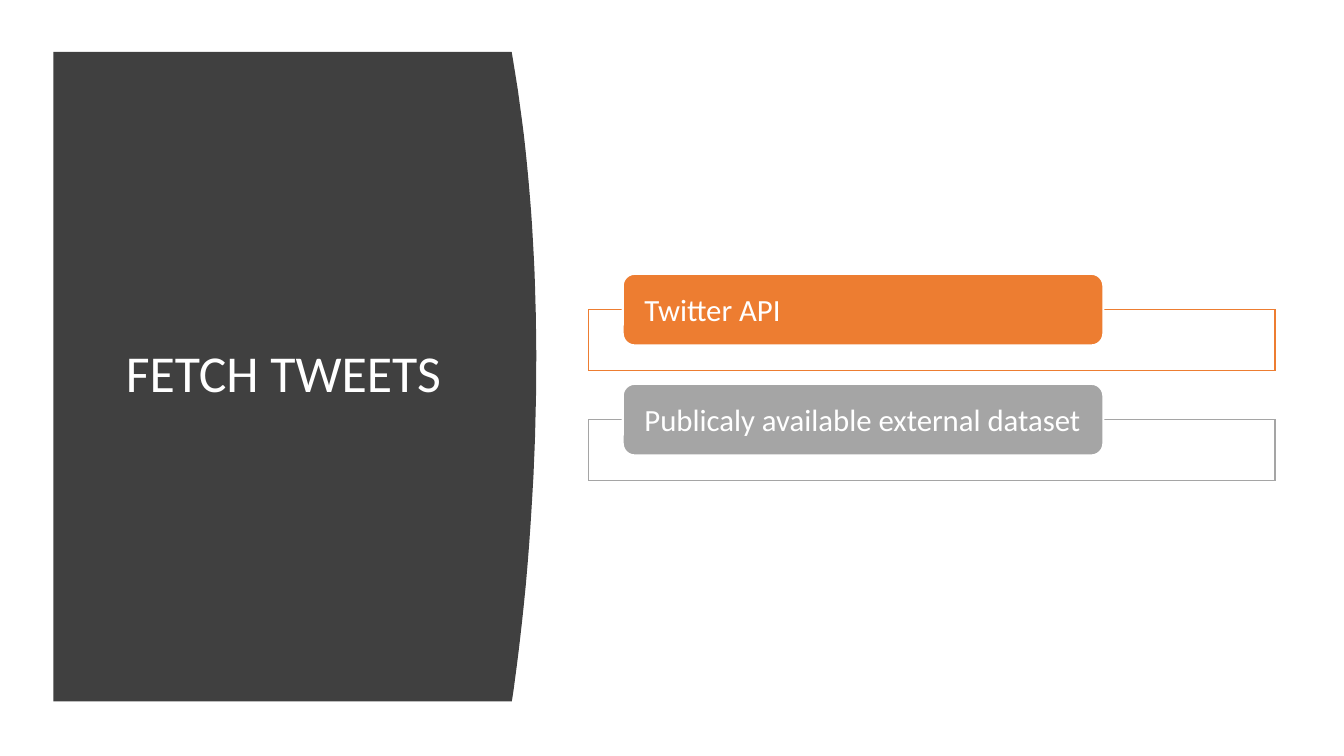
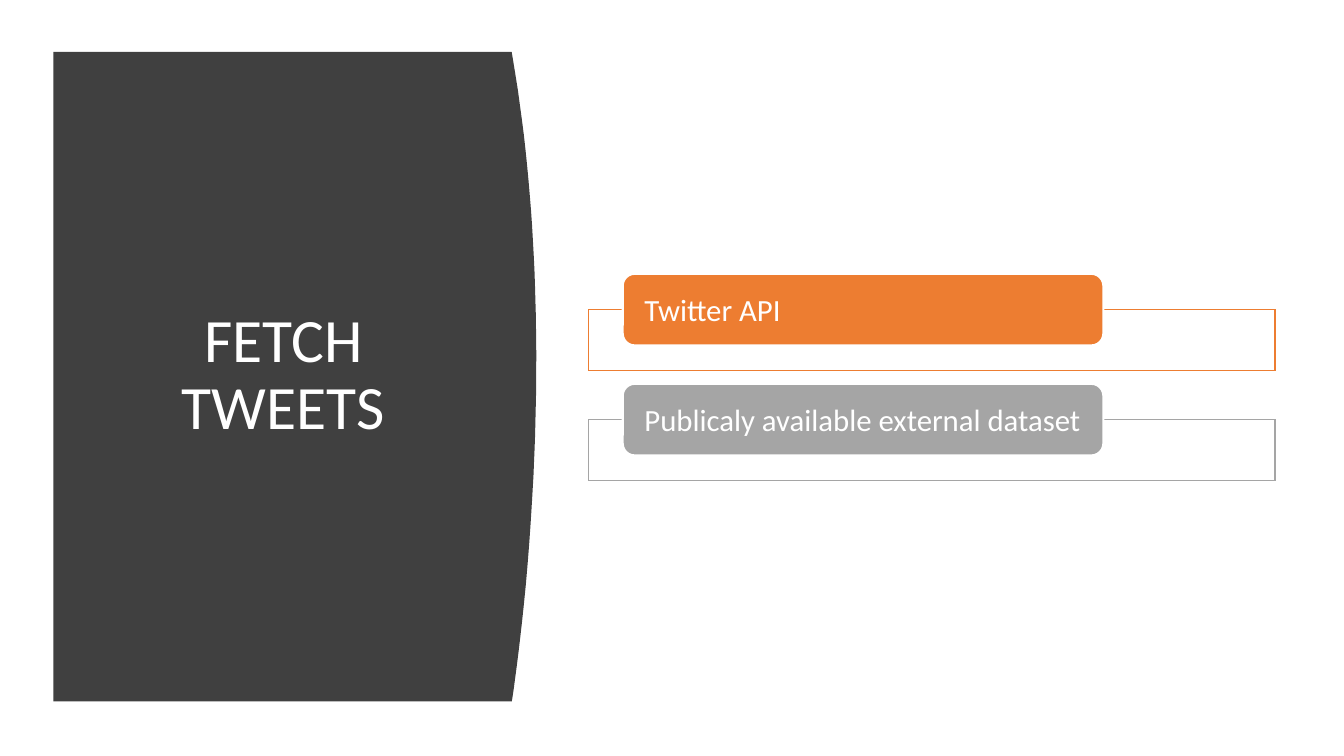
Before and after one commit to kaleketan07/TwiNotify, a slide deck: slide 5 of TwiNotify.pptx (slide 4 before the commit). Drawn at 1344x756 pixels with LibreOffice and Linux fonts; fonts in the diff are those of the drawing. Boxes give left, top, right and bottom in pixels: in the first picture for what was removed or moved away, otherwise in the second. Text is boxed around its words. In the diff, an @@ line names an element or a change of style, - is before the commit and + after.

```diff
--- a/TwiNotify.pptx
+++ b/TwiNotify.pptx
@@ title "FETCH TWEETS" at [95, 112, 472, 640]: size 37 to 44 pt @@
```
Also in this commit, not shown: 1 other slide changed, 2 slides added, 1 slide removed, 2 other files.
